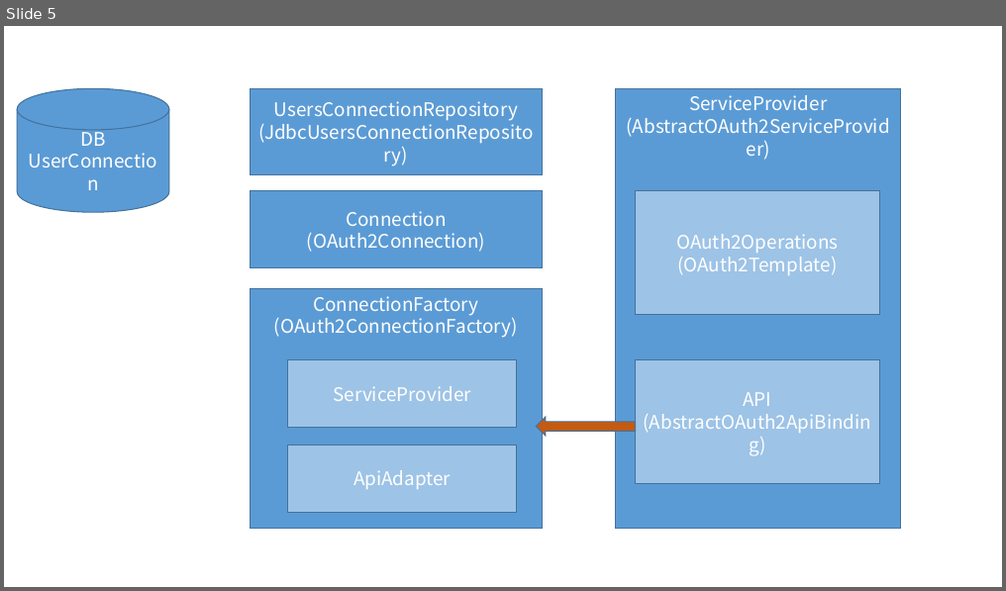
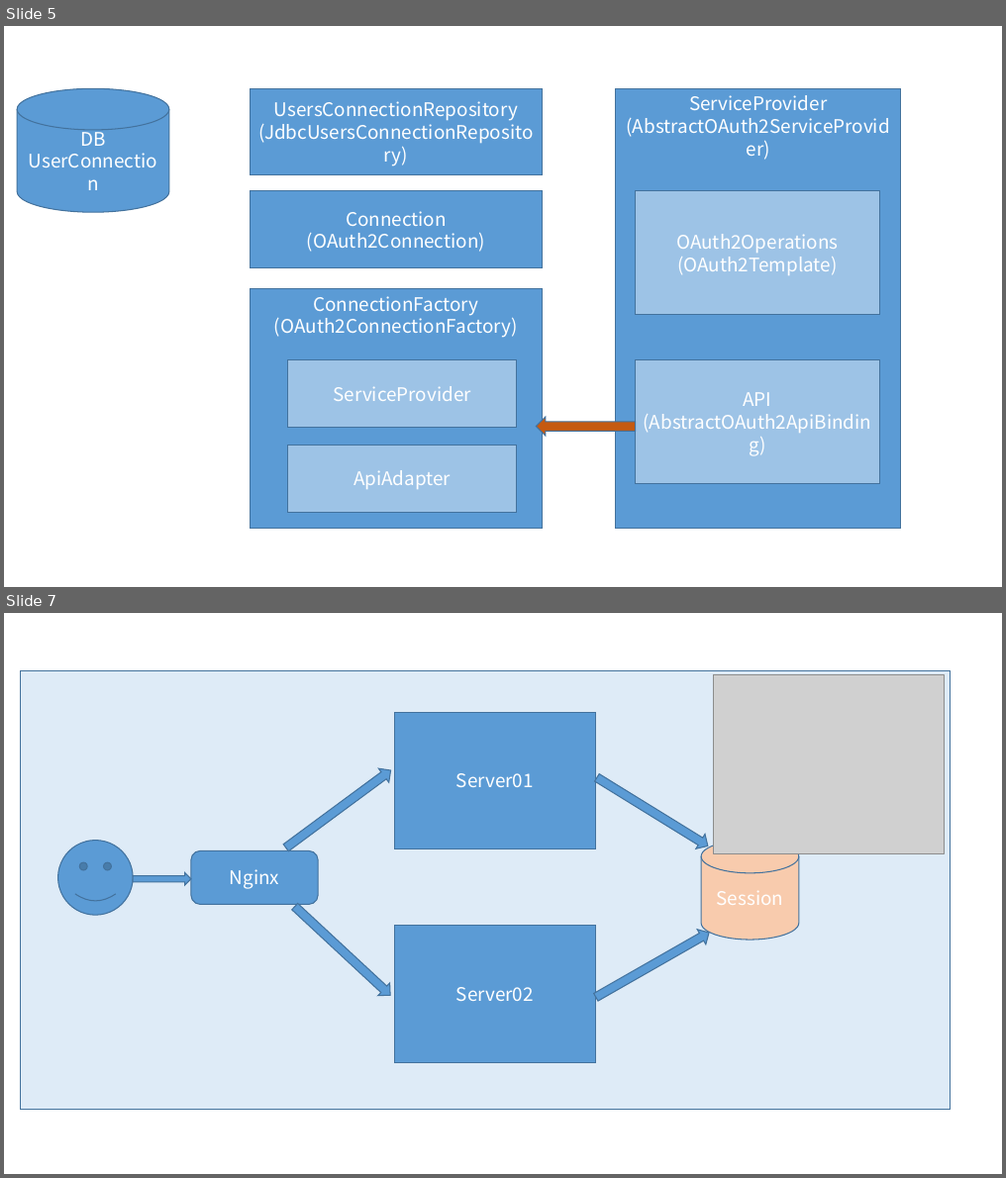
Before and after one commit to YuJhon/Rain-Security, a slide deck: PhotoHelper.pptx. Shown one above the other, each under a label of ours: slide 5 before the commit, slides 5 and 7 after it; the slides between them are not shown. The pictures are 1006x591 and 1006x1178 pixels, drawn with LibreOffice and Linux fonts; fonts in the diff are those of the drawing; grey boxes stand for pictures. Boxes give left, top, right and bottom in pixels: in the first picture for what was removed or moved away, otherwise in the second. Text is boxed around its words. In the diff, an @@ line names an element or a change of style, - is before the commit and + after.

```diff
--- a/PhotoHelper.pptx
+++ b/PhotoHelper.pptx
@@ slide 7 added at (4, 613, 1002, 1174), background #FFFFFF @@
@@ rectangle added at (21, 670, 950, 1109), fill #DEEBF7, outline #43739E 1 pt @@
@@ picture added at (714, 674, 944, 854) @@
@@ rectangle added at (394, 712, 595, 849), fill #5B9BD5, outline #43739E 1 pt, 18 pt, text #FFFFFF @@
+Server01
@@ right arrow added at (281, 763, 396, 856), fill #5B9BD5, outline #43739E 1 pt @@
@@ right arrow added at (592, 770, 712, 854), fill #5B9BD5, outline #43739E 1 pt @@
@@ smiley face added at (57, 841, 133, 916), fill #5B9BD5, outline #43739E 1 pt @@
@@ cylinder added at (701, 840, 799, 940), fill #F8CBAD, outline #43739E 1 pt, 18 pt, text #FFFFFF @@
+Session
@@ right arrow added at (133, 872, 191, 885), fill #5B9BD5, outline #43739E 1 pt @@
@@ rounded rectangle added at (191, 851, 318, 904), fill #5B9BD5, outline #43739E 1 pt, 18 pt, text #FFFFFF @@
+Nginx
@@ right arrow added at (289, 900, 396, 1002), fill #5B9BD5, outline #43739E 1 pt @@
@@ rectangle added at (394, 926, 595, 1062), fill #5B9BD5, outline #43739E 1 pt, 18 pt, text #FFFFFF @@
+Server02
@@ right arrow added at (591, 926, 713, 1005), fill #5B9BD5, outline #43739E 1 pt @@
```
Also in this commit, not shown: 1 other slide added, 47 other files.
